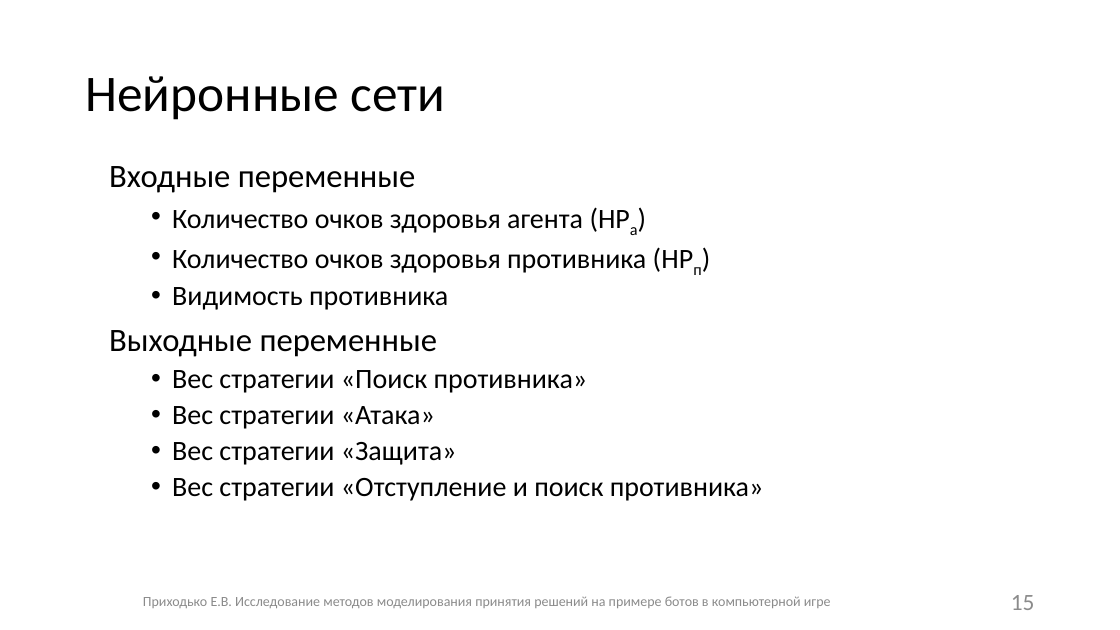
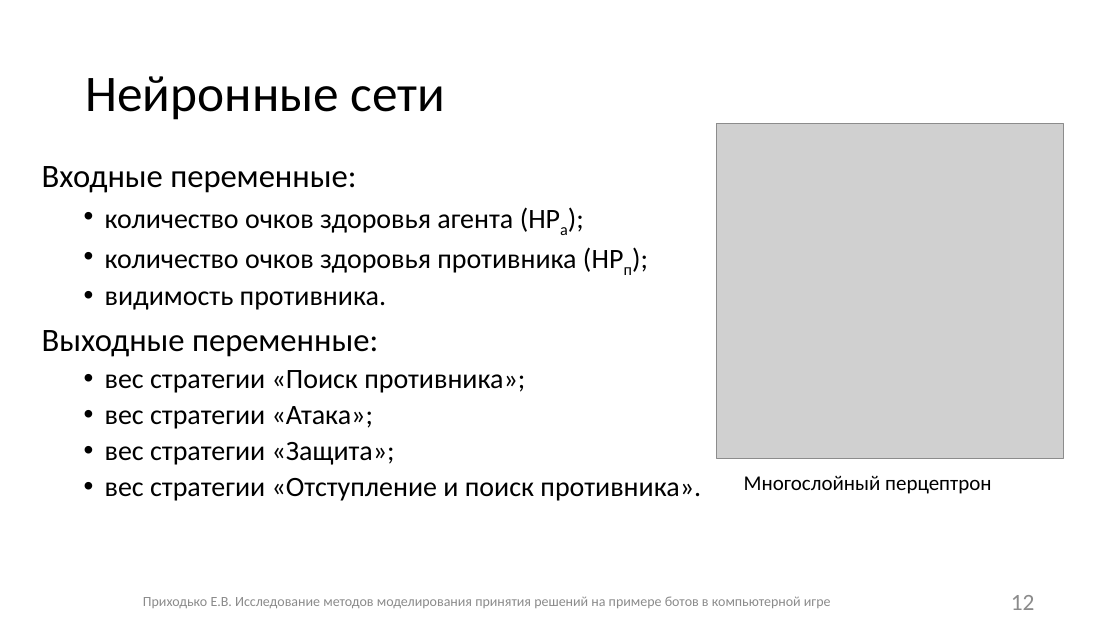
Before and after one commit to Fck-r-sns/Game_AI_thesis, a slide deck: slide 12 of Презентация.pptx (slide 15 before the commit). Drawn at 1120x630 pixels with LibreOffice and Linux fonts; fonts in the diff are those of the drawing; grey boxes stand for pictures. Boxes give left, top, right and bottom in pixels: in the first picture for what was removed or moved away, otherwise in the second. Text is boxed around its words. In the diff, an @@ line names an element or a change of style, - is before the commit and + after.

```diff
--- a/Презентация.pptx
+++ b/Презентация.pptx
@@ picture added at [717, 124, 1063, 460] @@
@@ text at [42, 166, 701, 501]: text changed @@
-Входные переменные
-  • Количество очков здоровья агента (HPа)
-  • Количество очков здоровья противника (HPп)
-  • Видимость противника
-Выходные переменные
-  • Вес стратегии «Поиск противника»
-  • Вес стратегии «Атака»
-  • Вес стратегии «Защита»
-  • Вес стратегии «Отступление и поиск противника»
+Входные переменные:
+  • количество очков здоровья агента (HPа);
+  • количество очков здоровья противника (HPп);
+  • видимость противника.
+Выходные переменные:
+  • вес стратегии «Поиск противника»;
+  • вес стратегии «Атака»;
+  • вес стратегии «Защита»;
+  • вес стратегии «Отступление и поиск противника».
@@ text added at [744, 475, 991, 494], 18 pt, text #000000 @@
+Многослойный перцептрон
@@ page number at [1011, 595, 1035, 610]: text changed @@
-15
+12
```
Also in this commit, not shown: 15 other slides changed, 1 slide added, 1 slide removed, 2 other files.
